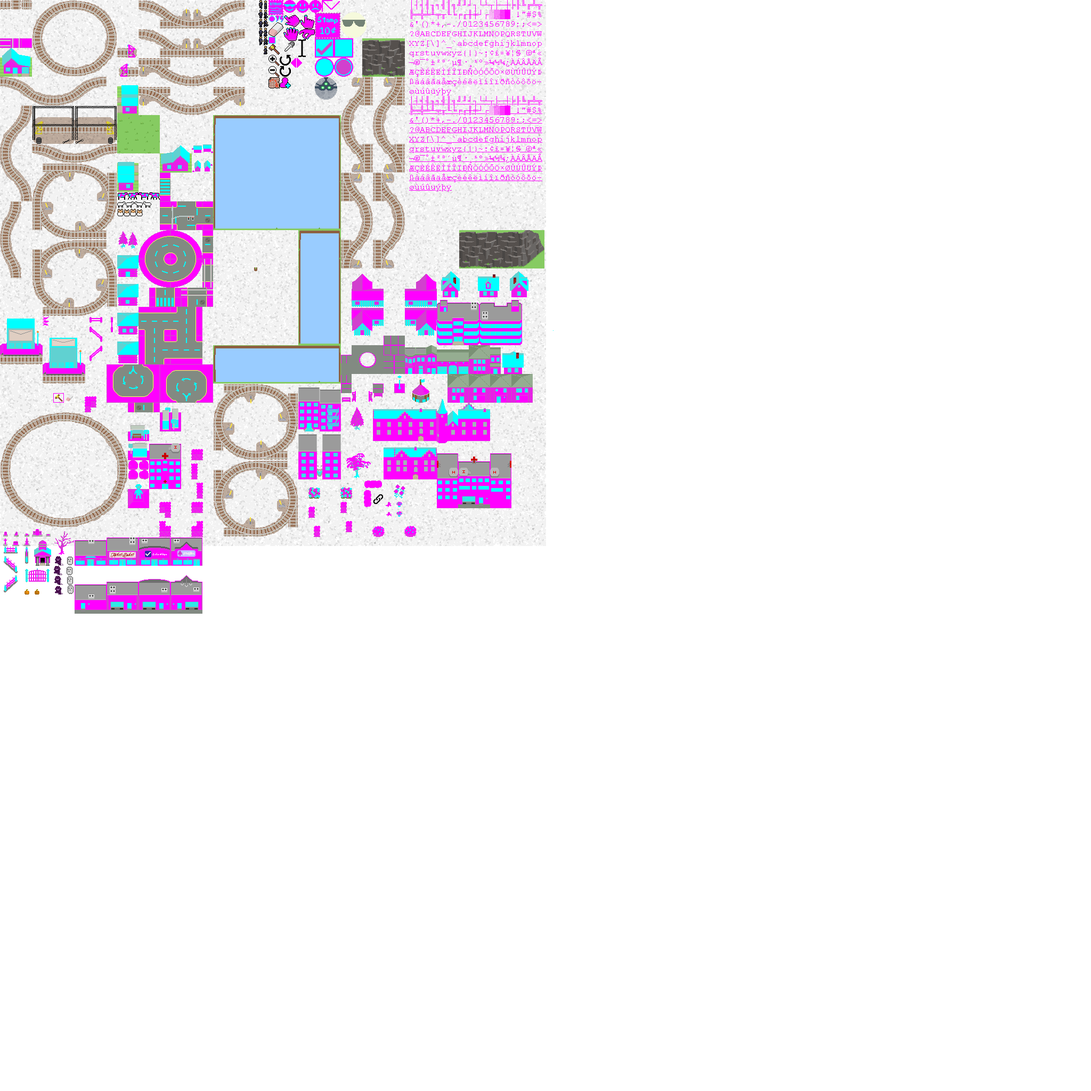
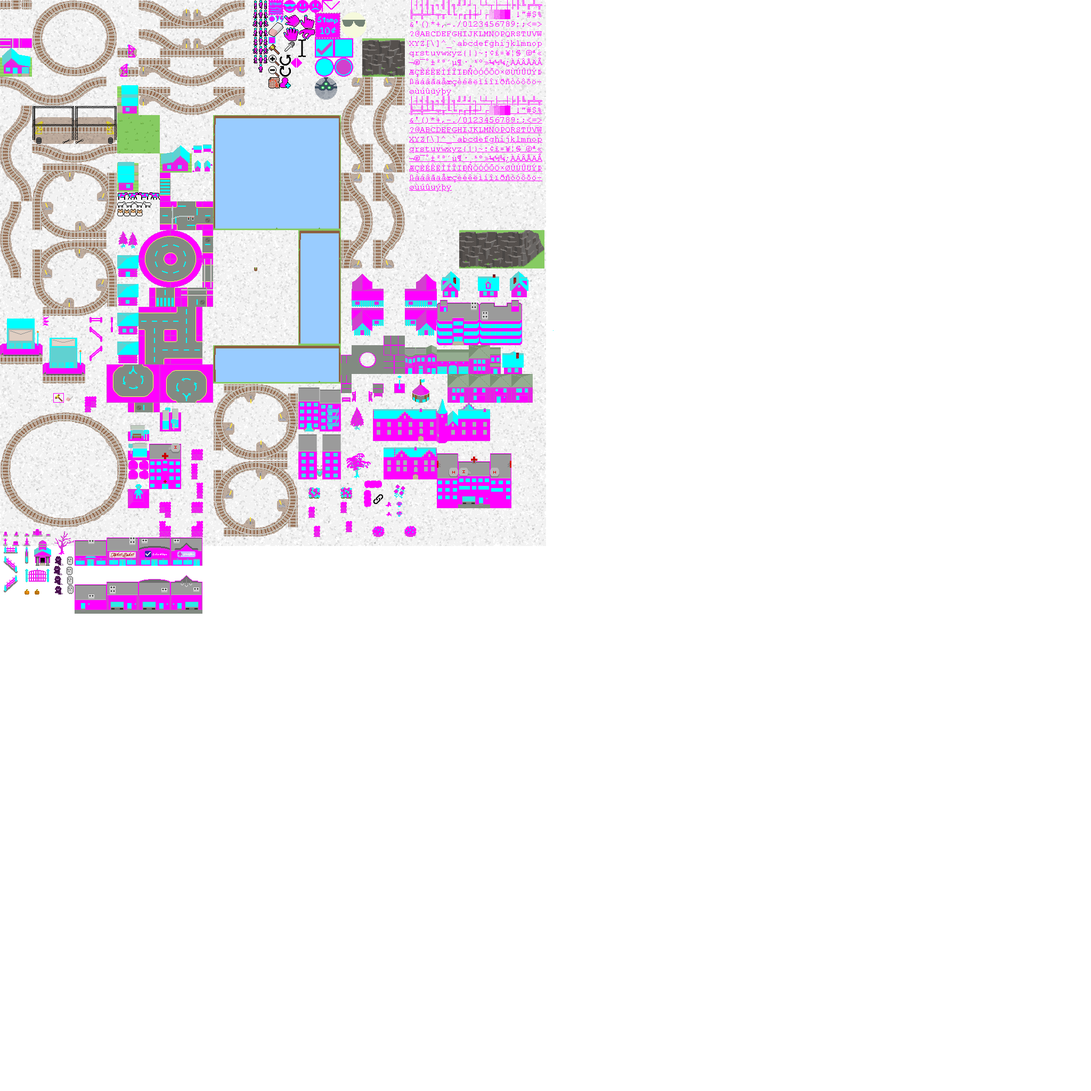
Layered file, before and after one edit (1091 x 1091). Changes by layer:
painted on "Pasted Layer #3" over (174, 0, 533, 558)
